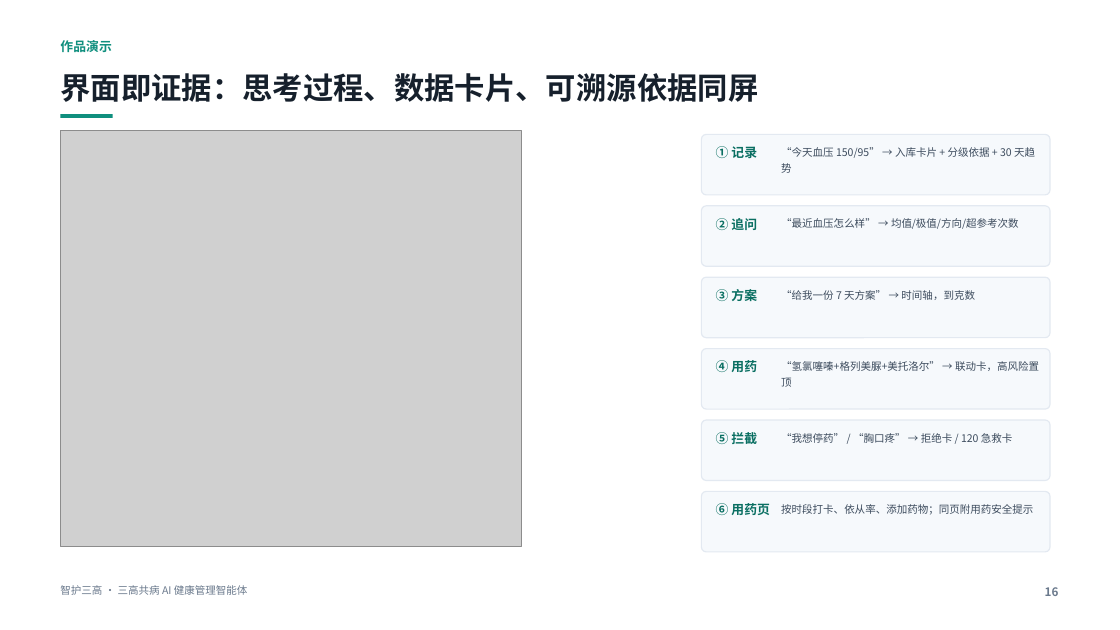
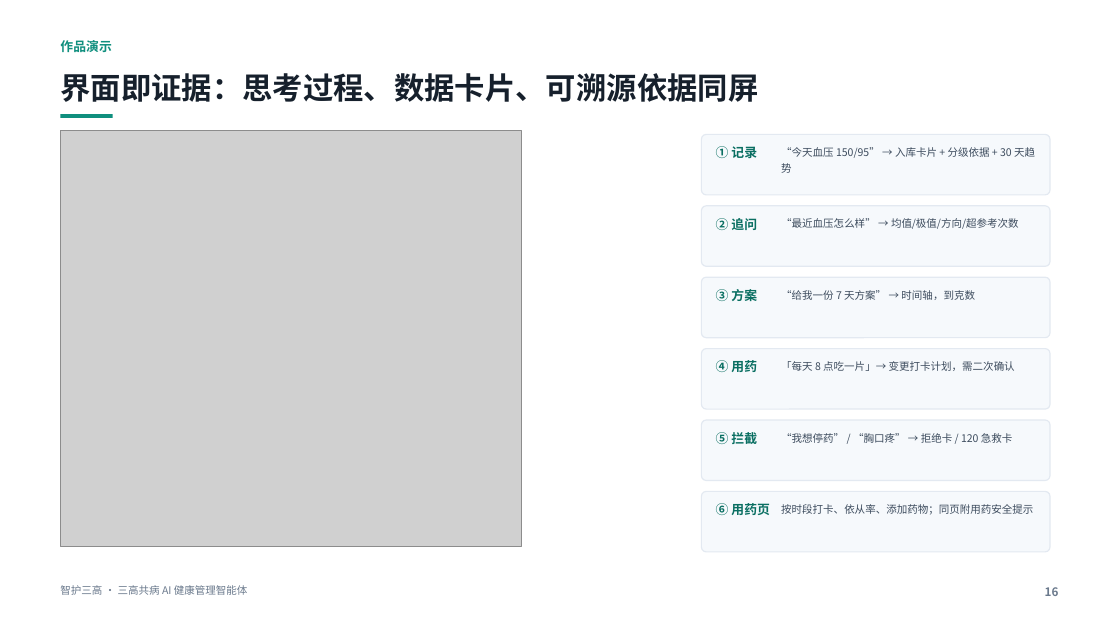
Before and after one commit to zxhyf/zhihu-sangao, a slide deck: slide 16 of docs/智护三高_参赛作品说明.pptx. Drawn at 1120x630 pixels with LibreOffice and Linux fonts; fonts in the diff are those of the drawing; grey boxes stand for pictures. Boxes give left, top, right and bottom in pixels: in the first picture for what was removed or moved away, otherwise in the second. Text is boxed around its words. In the diff, an @@ line names an element or a change of style, - is before the commit and + after.

Commit message:
feat: 对话里说一句话即可变更用药计划，且必须二次确认
- 识别「每天几点吃什么」（含多药多时段、一天两次、睡前等），生成待确认卡片
- 确认前不写库；确认后写入「用药打卡」，可逐时段打卡
- 「不用吃某药了 / 从打卡里删掉」→ 移除确认卡，并提示不要自行停药
- 「能不能停药」仍走处方红线，不当成计划变更
- 逐句解析，避免把两种药的时间串到一起
- 只改时间时保留原有剂量
- 新增 /api/meds/apply；测试 56 → 65 项，核验 53 → 57 项

```diff
--- a/docs/智护三高_参赛作品说明.pptx
+++ b/docs/智护三高_参赛作品说明.pptx
@@ text at (x1=781, y1=361, x2=1015, y2=371): text changed @@
-“氢氯噻嗪+格列美脲+美托洛尔” → 联动卡，高风险置顶
+「每天 8 点吃一片」→ 变更打卡计划，需二次确认
```
Also in this commit, not shown: 2 other slides changed, 18 other files.
